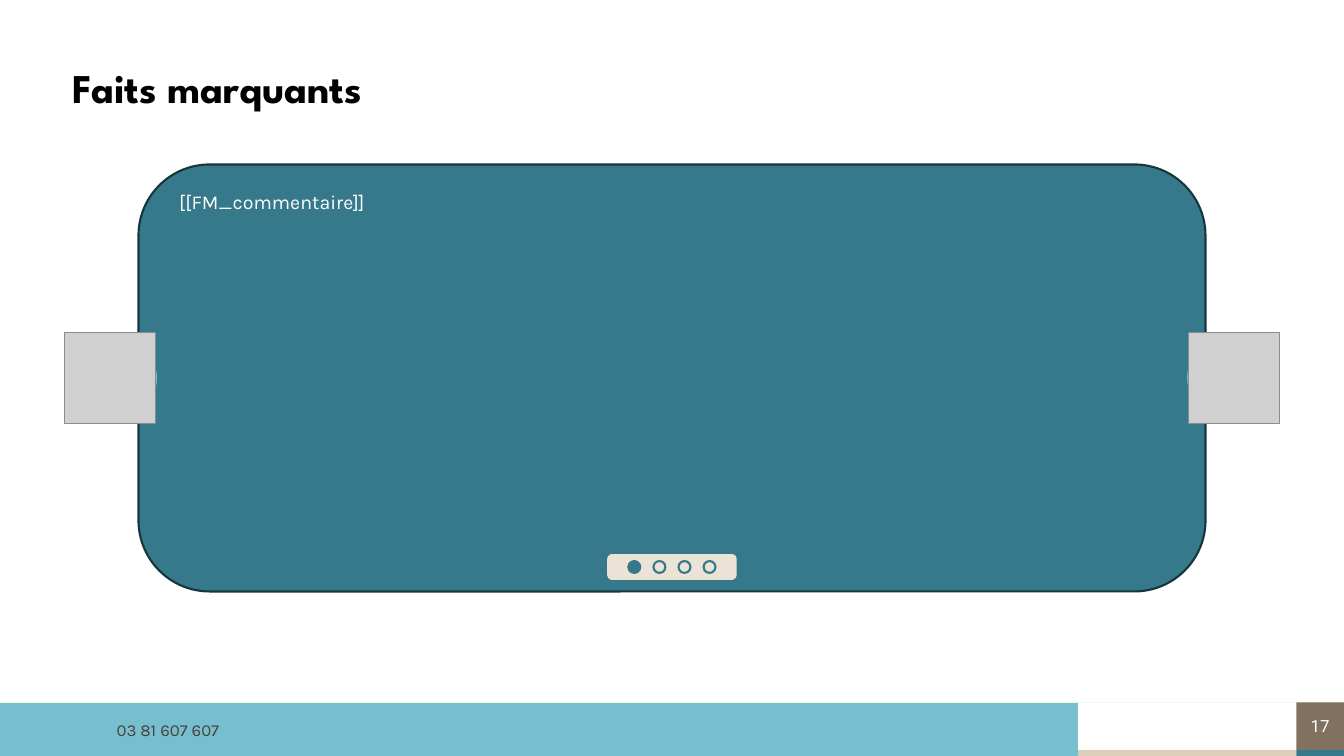
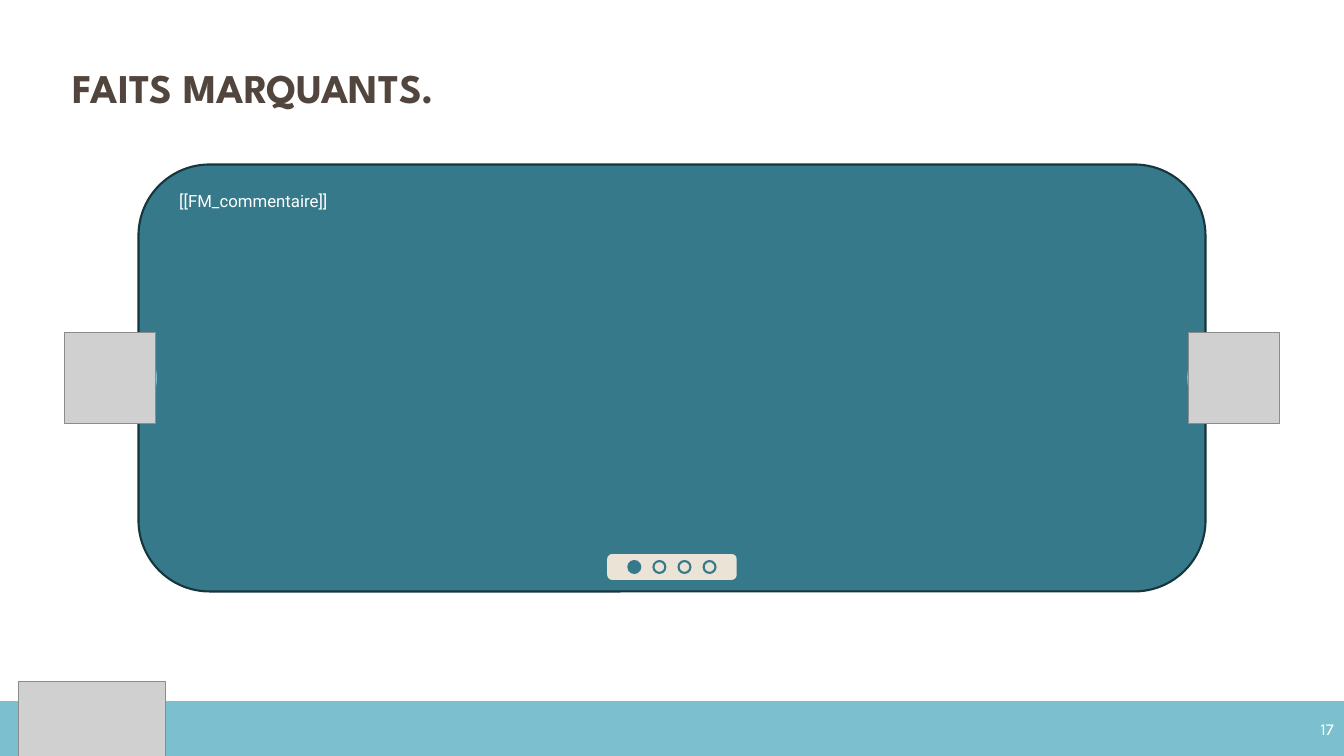
Before and after one commit to ldebouche/Projet1_lettre_fin_de_mission, a slide deck: slide 17 of backend/src/templates/modele_complet.pptm. Drawn at 1344x756 pixels with LibreOffice and Linux fonts; fonts in the diff are those of the drawing; grey boxes stand for pictures; background and template pictures are left out. Boxes give left, top, right and bottom in pixels: in the first picture for what was removed or moved away, otherwise in the second. Text is boxed around its words. In the diff, an @@ line names an element or a change of style, - is before the commit and + after.

```diff
--- a/backend/src/templates/modele_complet.pptm
+++ b/backend/src/templates/modele_complet.pptm
@@ text at box(73, 75, 434, 110): text changed; text colour #000000 to #51453D @@
-Faits marquants
+FAITS MARQUANTS.
@@ rounded rectangle "[[FM_commentaire]]" at box(138, 164, 1206, 592): size 14 to 12 pt, font Karla to Roboto @@
@@ picture added at box(19, 683, 166, 756) @@
@@ freeform shape removed at box(0, 703, 1078, 750) @@
@@ rectangle added at box(0, 703, 1344, 756), fill #7CC0D0, outline #7CC0D0 1.5 pt @@
@@ page number: place and size @@
-page number at box(1297, 703, 1344, 750)
+page number at box(1297, 703, 1344, 756)
@@ page number at box(1297, 703, 1344, 756): font Roboto to Karla; alignment centre to right; fill #827161 to #7CC0D0; outline none to #7CC0D0 0.75 pt @@
@@ text removed at box(117, 725, 219, 736) @@
-03 81 607 607
@@ rectangle removed at box(0, 750, 1079, 756) @@
@@ rectangle removed at box(1079, 750, 1298, 756) @@
@@ rectangle removed at box(1297, 750, 1344, 756) @@
```
Also in this commit, not shown: 19 other slides changed, 20 other files.
